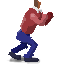
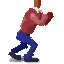
Before/after of a w=64, h=64 layered artwork. What changed in the layer stack:
painted on "Layer 2" over 34, 0, 41, 8
